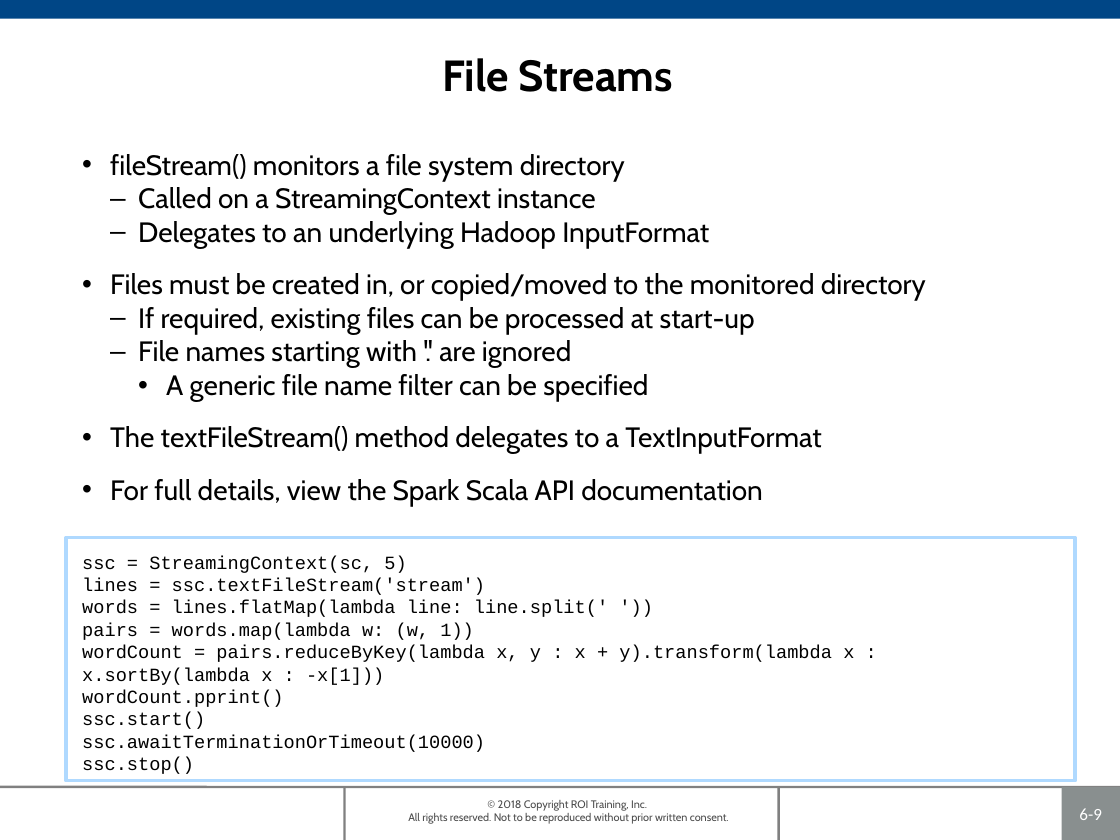
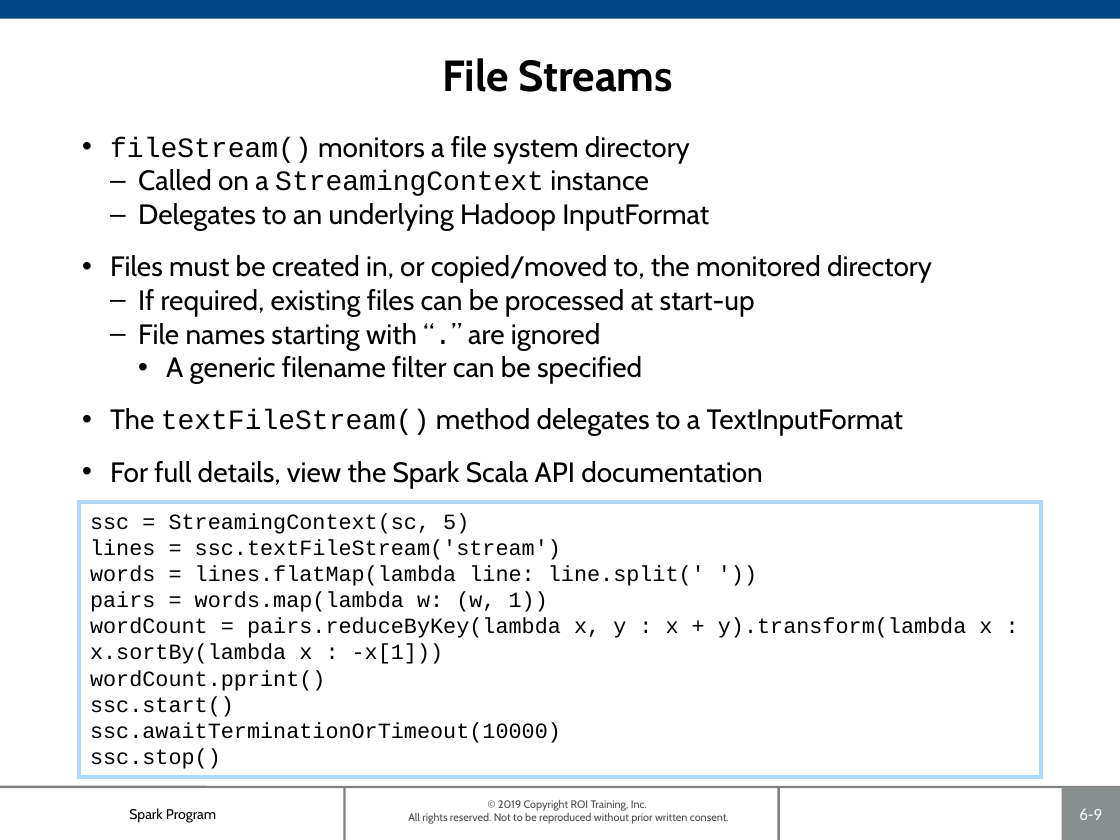
Before and after one commit to roitraining/SparkProgram, a slide deck: slide 9 of Day5/Ch06_SparkStreaming.pptx. Drawn at 1120x840 pixels with LibreOffice and Linux fonts; fonts in the diff are those of the drawing; background and template pictures are left out. Boxes give left, top, right and bottom in pixels: in the first picture for what was removed or moved away, otherwise in the second. Text is boxed around its words. In the diff, an @@ line names an element or a change of style, - is before the commit and + after.

```diff
--- a/Day5/Ch06_SparkStreaming.pptx
+++ b/Day5/Ch06_SparkStreaming.pptx
@@ text "fileStream() monitors a file system ...": place and size @@
-text "fileStream() monitors a file system ..." at (82,154,926,774)
+text "fileStream() monitors a file system ..." at (110,136,932,488)
@@ text at (110,136,903,436): font Cabin to Courier New in "fileStream()", "StreamingContext", "textFileStream()" @@
@@ text at (110,255,932,283): text changed @@
-• Files must be created in, or copied/moved to the monitored directory
+• Files must be created in, or copied/moved to, the monitored directory
@@ text at (138,323,642,384): text changed @@
-  – File names starting with '.' are ignored
-    • A generic file name filter can be specified
+  – File names starting with “.” are ignored
+    • A generic filename filter can be specified
@@ rectangle added at (80,502,1042,777), outline #AFD9FF 2.25 pt, 14 pt, text #000000 @@
+ssc = StreamingContext(sc, 5)
+lines = ssc.textFileStream('stream')
+words = lines.flatMap(lambda line: line.split(' '))
+pairs = words.map(lambda w: (w, 1))
+wordCount = pairs.reduceByKey(lambda x, y : x + y).transform(lambda x : x.sortBy(lambda x : -x[1]))
+wordCount.pprint()
+ssc.start()
+ssc.awaitTerminationOrTimeout(10000)
+ssc.stop()
@@ rectangle removed at (66,538,1075,781) @@
@@ text at (82,556,854,774): paragraphs removed @@
-ssc = StreamingContext(sc, 5)
-lines = ssc.textFileStream('stream')
-words = lines.flatMap(lambda line: line.split(' '))
-pairs = words.map(lambda w: (w, 1))
-wordCount = pairs.reduceByKey(lambda x, y : x + y).transform(lambda x : x.sortBy(lambda x : -x[1]))
-wordCount.pprint()
-ssc.start()
-ssc.awaitTerminationOrTimeout(10000)
-ssc.stop()
@@ text added at (129,808,216,823), 9 pt, text #000000 @@
+Spark Program
@@ text at (408,800,729,824): text changed @@
-© 2018 Copyright ROI Training, Inc.
-All rights reserved. Not to be reproduced without prior written consent.
+© 2019 Copyright ROI Training, Inc.
+All rights reserved. Not to be reproduced without prior written consent.
```
Also in this commit, not shown: 14 other slides changed, 1 other file.
